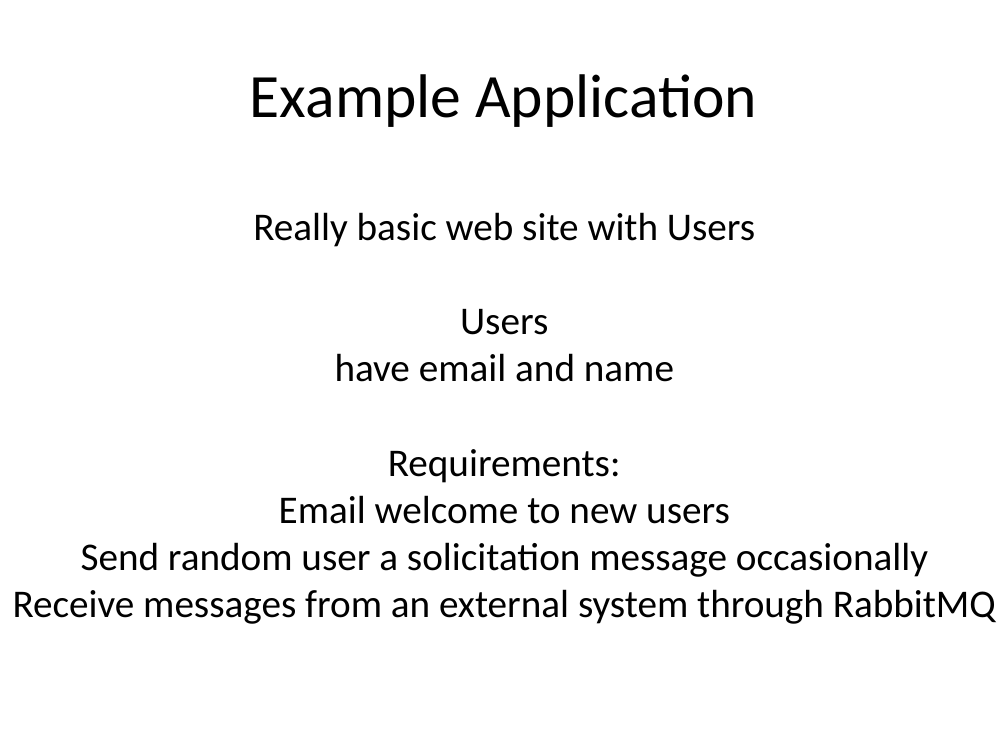
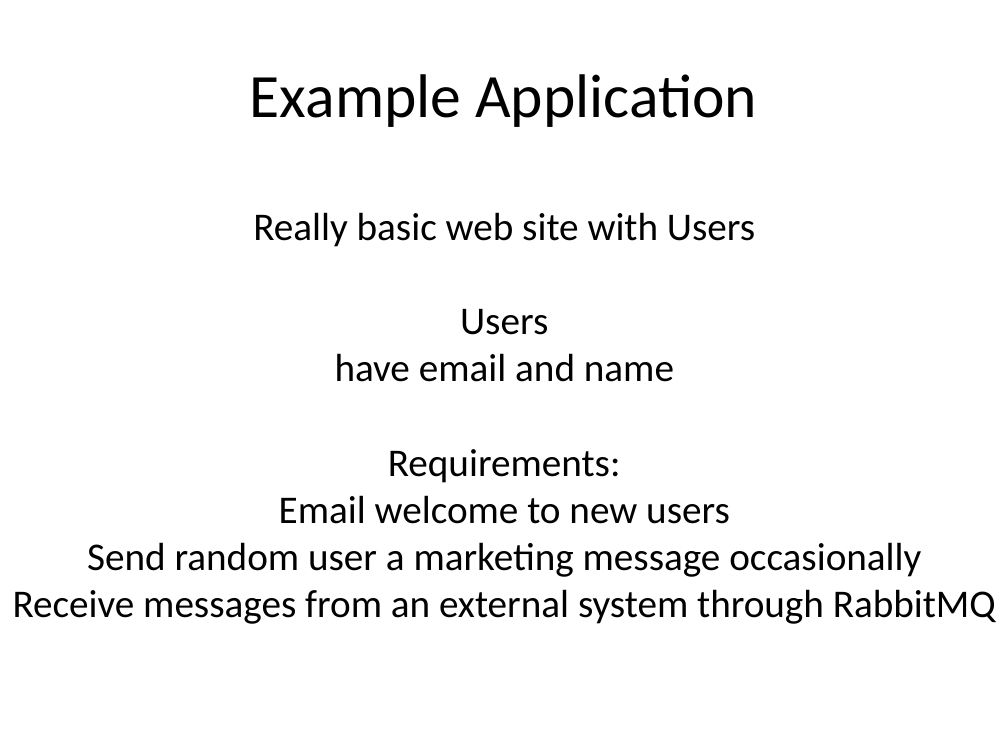
Before and after one commit to meadoch1/tbapp, a slide deck: slide 16 of ppt/JRuby Torquebox v2.odp. Drawn at 1008x756 pixels with LibreOffice and Linux fonts; fonts in the diff are those of the drawing. Boxes give left, top, right and bottom in pixels: in the first picture for what was removed or moved away, otherwise in the second. Text is boxed around its words. In the diff, an @@ line names an element or a change of style, - is before the commit and + after.

Commit message:
Updated the slides

```diff
--- a/ppt/JRuby Torquebox v2.odp
+++ b/ppt/JRuby Torquebox v2.odp
@@ text at (x1=87, y1=542, x2=921, y2=577): text changed @@
-Send random user a solicitation message occasionally
+Send random user a marketing message occasionally
```
Also in this commit, not shown: 8 other slides changed, 1 slide added, 1 other file.
